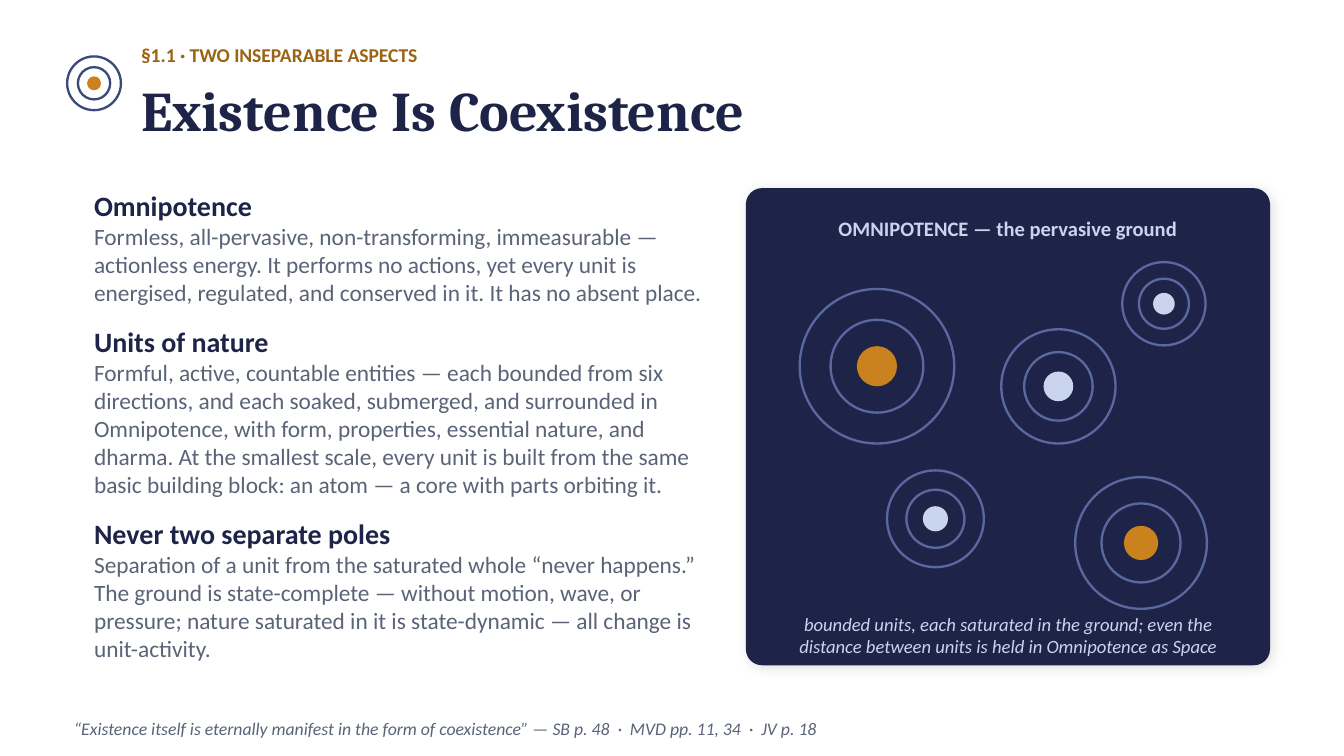
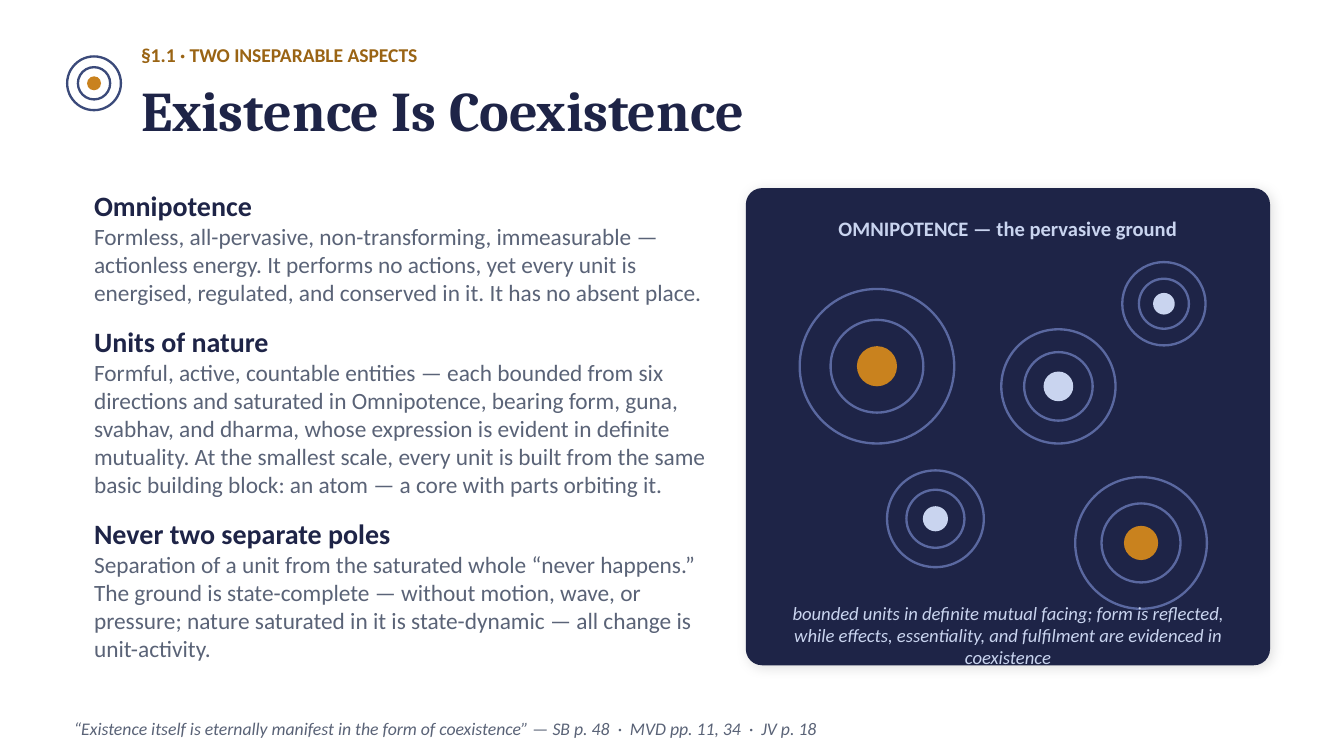
Before and after one commit to raghavamohan/AnalyticMadhyasthDarshan, a slide deck: slide 5 of Studies/The-Ontology-of-Coexistence/The-Ontology-of-Existence-Madhyasth-Darshan.pptx. Drawn at 1344x756 pixels with LibreOffice and Linux fonts; fonts in the diff are those of the drawing. Boxes give left, top, right and bottom in pixels: in the first picture for what was removed or moved away, otherwise in the second. Text is boxed around its words. In the diff, an @@ line names an element or a change of style, - is before the commit and + after.

Commit message:
Revise ontology around definite mutuality

```diff
--- a/Studies/The-Ontology-of-Coexistence/The-Ontology-of-Existence-Madhyasth-Darshan.pptx
+++ b/Studies/The-Ontology-of-Coexistence/The-Ontology-of-Existence-Madhyasth-Darshan.pptx
@@ text at (94, 365, 705, 497): text changed @@
-Formful, active, countable entities — each bounded from six directions, and each soaked, submerged, and surrounded in Omnipotence, with form, properties, essential nature, and dharma. At the smallest scale, every unit is built from the same basic building block: an atom — a core with parts orbiting it.
+Formful, active, countable entities — each bounded from six directions and saturated in Omnipotence, bearing form, guna, svabhav, and dharma, whose expression is evident in definite mutuality. At the smallest scale, every unit is built from the same basic building block: an atom — a core with parts orbiting it.
@@ text at (793, 604, 1224, 670): text changed @@
-bounded units, each saturated in the ground; even the distance between units is held in Omnipotence as Space
+bounded units in definite mutual facing; form is reflected, while effects, essentiality, and fulfilment are evidenced in coexistence
```
Also in this commit, not shown: 12 other slides changed, 12 other files.
